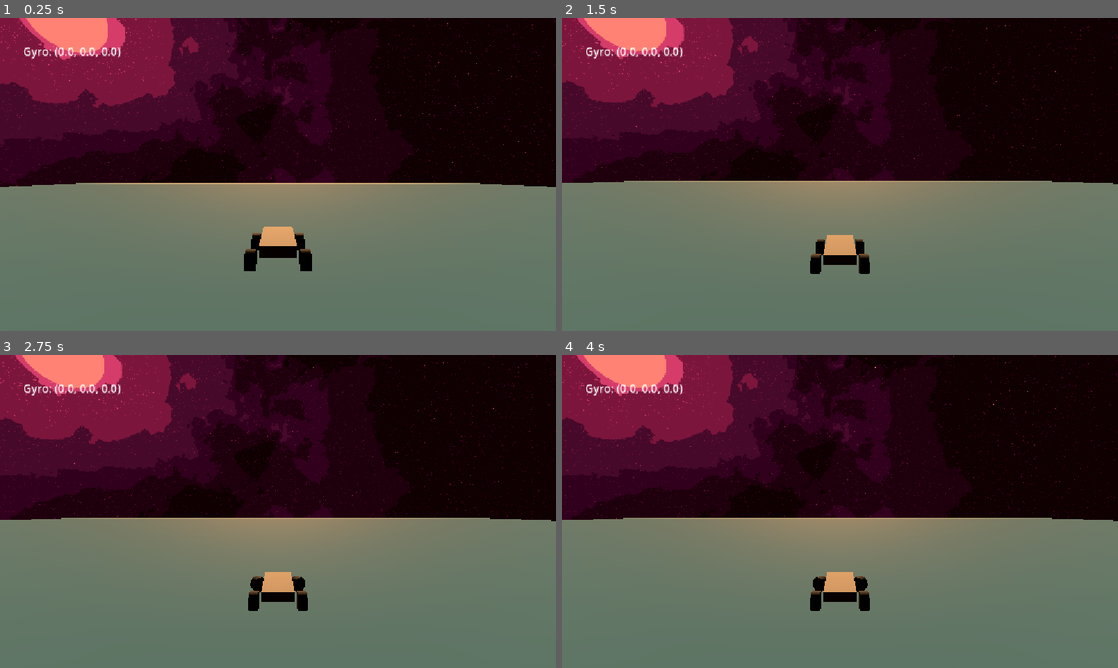
Above: before the commit, frames 1-4 (two rows, left to right).
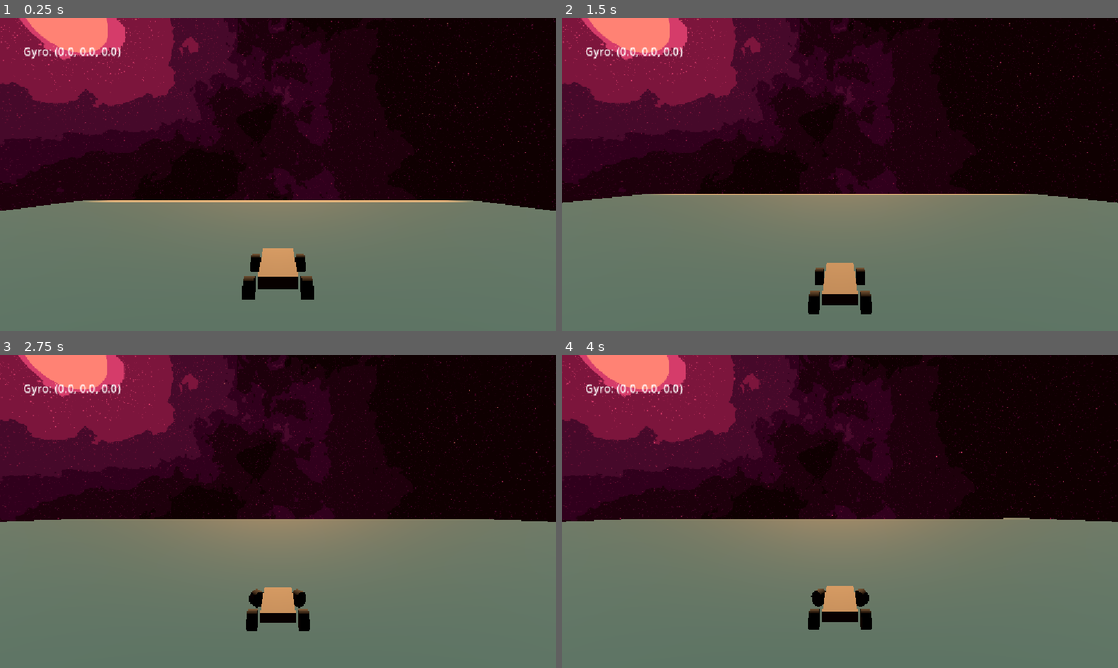
Above: after the commit, the same moments.

Repository: Pablo7776/vehicle-arena
Game: Godot game, scene res://scenes/main/main.tscn
Two runs of this game, one before a commit and one after it. Both use one fixed random seed, a clock stepped at 60 frames per second and the inputs below. The engine's default icon, where the game draws it, is replaced by a stand-in: a white triangle on a blue panel in a dark square.
Inputs (mouse positions are in pixels of both pictures, inside the frame that each line leads up to):
- Up to frame 1 (0.25 s): no input
- Up to frame 2 (1.5 s): move the mouse to (962, 158) at 0.52 s; hold D (steer_right) 0.53-1.28 s; click (962, 158) at 0.67 s; move the mouse to (728, 190) at 1.27 s; hold S (brake) from 1.28 s (still down)
- Up to frame 3 (2.75 s): move the mouse to (333, 442) at 2.02 s; release S (brake) at 2.03 s; hold D (steer_right) from 2.03 s (still down)
- Up to frame 4 (4 s): move the mouse to (812, 574) at 2.77 s; release D (steer_right) at 2.78 s; hold W (accelerate) 2.78-3.53 s; click (812, 574) at 2.92 s; move the mouse to (1006, 558) at 3.52 s; hold A (steer_left) from 3.53 s (still down)

The runs differ from the first frame. In frame 1, 8.4% of the frame differs, in the area x 0-100%, y 52-90%; in frame 2, 9.2%, in the area x 0-100%, y 0-95%; in frame 3, 4.1%; in frame 4, 4.0%.

Commit message:
refactor inputs

Diff:
--- a/vehicle-arena/project.godot
+++ b/vehicle-arena/project.godot
@@ -24,9 +24,11 @@
 
 folder_colors={
 "res://assets/": "purple",
+"res://autoloads/": "pink",
 "res://builds/": "red",
 "res://docs/": "green",
 "res://scenes/": "orange",
+"res://scenes/player/": "blue",
 "res://scripts/": "yellow"
 }
 
--- a/vehicle-arena/scenes/main/main.tscn
+++ b/vehicle-arena/scenes/main/main.tscn
@@ -1,10 +1,9 @@
 [gd_scene format=3 uid="uid://dtfdnacujyrlc"]
 
-[ext_resource type="PackedScene" uid="uid://cew2auxn0ee51" path="res://scenes/camera/camera_3d.tscn" id="1_6q06x"]
 [ext_resource type="PackedScene" uid="uid://b6qocilsg135b" path="res://scenes/arena/arena.tscn" id="1_hyk8p"]
-[ext_resource type="PackedScene" uid="uid://3cip8s3b1fto" path="res://scenes/vehicle/vehicle.tscn" id="2_iuonh"]
 [ext_resource type="Texture2D" uid="uid://caa5anyk0n8si" path="res://assets/cubemap_equirectangular.png" id="2_k2fmo"]
 [ext_resource type="Script" uid="uid://24imyfedo7fj" path="res://scripts/label.gd" id="4_l3cfh"]
+[ext_resource type="PackedScene" uid="uid://bswy0tnc4txqv" path="res://scenes/player/player.tscn" id="6_ow5a4"]
 
 [sub_resource type="PanoramaSkyMaterial" id="PanoramaSkyMaterial_6q06x"]
 panorama = ExtResource("2_k2fmo")
@@ -23,58 +22,16 @@
 
 [node name="Main" type="Node3D" unique_id=1314549957]
 
-[node name="Camera3D" parent="." unique_id=1054761183 instance=ExtResource("1_6q06x")]
-transform = Transform3D(1, 0, 0, 0, 0.99999994, 0, 0, 0, 1, 0, 0, 0)
-vehiculo_path = NodePath("../Vehicle")
-offset = Vector3(0, 6.5, -18)
-limite_pitch = 0.3
-recentrado = 2.5
-
 [node name="Arena" parent="." unique_id=1386833253 instance=ExtResource("1_hyk8p")]
 
 [node name="WorldEnvironment" parent="Arena" index="3" unique_id=316382671]
 environment = SubResource("Environment_l3cfh")
 camera_attributes = SubResource("CameraAttributesPractical_n62jo")
 
-[node name="Vehicle" parent="." unique_id=1090642931 instance=ExtResource("2_iuonh")]
-transform = Transform3D(1, 0, 0, 0, 1, 0, 0, 0, 1, 0, 6.860461, 0)
+[node name="Player" parent="." unique_id=861030176 instance=ExtResource("6_ow5a4")]
+transform = Transform3D(1, 0, 0, 0, 1, 0, 0, 0, 1, 0, 27.270035, 0)
 
 [node name="CanvasLayer" type="CanvasLayer" parent="." unique_id=2025600270]
-
-[node name="Button" type="Button" parent="CanvasLayer" unique_id=709181938]
-modulate = Color(1, 1, 1, 0)
-self_modulate = Color(1, 1, 1, 0)
-anchors_preset = -1
-anchor_right = 0.035
-anchor_bottom = 0.048
-offset_left = -50.0
-offset_top = -68.0
-offset_right = 1795.68
-offset_bottom = 814.896
-
-[node name="Button2" type="Button" parent="CanvasLayer" unique_id=701542423]
-visible = false
-offset_left = 1002.0
-offset_top = 530.0
-offset_right = 1108.0
-offset_bottom = 588.0
-text = "FFF"
-
-[node name="Button3" type="Button" parent="CanvasLayer" unique_id=100974611]
-visible = false
-offset_left = 49.0
-offset_top = 464.0
-offset_right = 165.0
-offset_bottom = 569.0
-text = "IZ"
-
-[node name="Button4" type="Button" parent="CanvasLayer" unique_id=1412539236]
-visible = false
-offset_left = 221.0
-offset_top = 472.0
-offset_right = 330.0
-offset_bottom = 568.0
-text = "DER"
 
 [node name="Label" type="Label" parent="CanvasLayer" unique_id=1297915195]
 offset_left = 48.0
@@ -85,13 +42,4 @@
 text = "aaa"
 script = ExtResource("4_l3cfh")
 
-[connection signal="button_down" from="CanvasLayer/Button" to="Vehicle" method="_on_button_button_down"]
-[connection signal="button_up" from="CanvasLayer/Button" to="Vehicle" method="_on_button_button_up"]
-[connection signal="button_down" from="CanvasLayer/Button2" to="Vehicle" method="_on_button_2_button_down"]
-[connection signal="button_up" from="CanvasLayer/Button2" to="Vehicle" method="_on_button_2_button_up"]
-[connection signal="button_down" from="CanvasLayer/Button3" to="Vehicle" method="_on_button_3_button_down"]
-[connection signal="button_up" from="CanvasLayer/Button3" to="Vehicle" method="_on_button_3_button_up"]
-[connection signal="button_down" from="CanvasLayer/Button4" to="Vehicle" method="_on_button_4_button_down"]
-[connection signal="button_up" from="CanvasLayer/Button4" to="Vehicle" method="_on_button_4_button_up"]
-
 [editable path="Arena"]
--- /dev/null
+++ b/vehicle-arena/scenes/player/player.tscn
@@ -0,0 +1,15 @@
+[gd_scene format=3 uid="uid://bswy0tnc4txqv"]
+
+[ext_resource type="PackedScene" uid="uid://3cip8s3b1fto" path="res://scenes/vehicle/vehicle.tscn" id="1_dovo2"]
+[ext_resource type="PackedScene" uid="uid://cew2auxn0ee51" path="res://scenes/camera/camera_3d.tscn" id="2_gmlin"]
+[ext_resource type="Script" uid="uid://c2acvk05demxg" path="res://scenes/player/touch_gesture_controller.gd" id="3_gmlin"]
+
+[node name="Player" type="Node3D" unique_id=861030176]
+
+[node name="Vehicle" parent="." unique_id=1090642931 instance=ExtResource("1_dovo2")]
+
+[node name="Camera3D" parent="." unique_id=1054761183 instance=ExtResource("2_gmlin")]
+vehiculo_path = NodePath("../Vehicle")
+
+[node name="TouchGestureController" type="Node" parent="." unique_id=1304990146]
+script = ExtResource("3_gmlin")
--- /dev/null
+++ b/vehicle-arena/scenes/player/touch_gesture_controller.gd
@@ -0,0 +1,16 @@
+extends Node
+class_name TouchGestureController
+
+@export var accelerate_action := "accelerate"
+
+var _active_touches := {}
+
+func _unhandled_input(event: InputEvent) -> void:
+	if event is InputEventScreenTouch:
+		if event.pressed:
+			_active_touches[event.index] = true
+			Input.action_press(accelerate_action)
+		else:
+			_active_touches.erase(event.index)
+			if _active_touches.is_empty():
+				Input.action_release(accelerate_action)
--- a/vehicle-arena/scenes/vehicle/vehicle.gd
+++ b/vehicle-arena/scenes/vehicle/vehicle.gd
@@ -15,39 +15,3 @@
 	)
 
 	engine_force = vehicle_input.throttle * ENGINE_POWER
-
-
-func _on_button_button_down() -> void:
-	Input.action_press("accelerate")
-
-
-func _on_button_button_up() -> void:
-	Input.action_release("accelerate")
-
-
-func _on_button_2_button_down() -> void:
-	Input.action_press("brake")
-
-
-func _on_button_2_button_up() -> void:
-	Input.action_release("brake")
-
-
-func _on_button_3_button_down() -> void:
-	Input.action_press("steer_left")
-
-
-func _on_button_3_button_up() -> void:
-	Input.action_release("steer_left")
-
-
-func _on_button_4_button_down() -> void:
-	Input.action_press("steer_right")
-
-
-func _on_button_4_button_up() -> void:
-	Input.action_release("steer_right")
-
-
-func _on_button_5_pressed() -> void:
-	Input.action_press("accelerate")
Not shown, added: vehicle-arena/scenes/player/touch_gesture_controller.gd.uid
